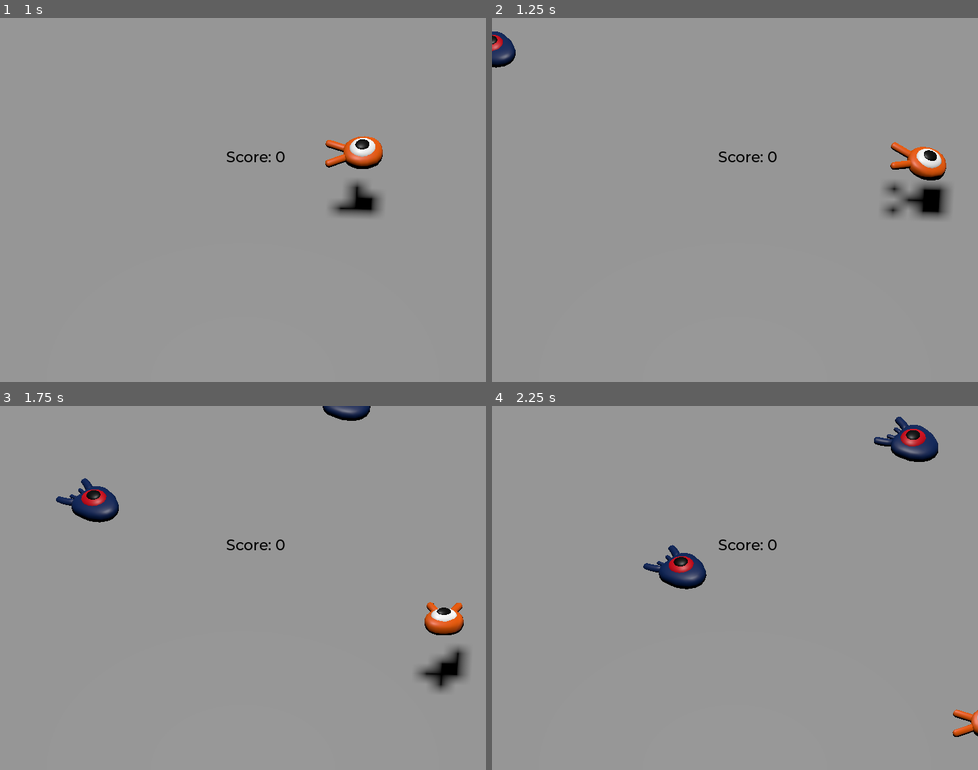
Above: before the commit, frames 1-4 (two rows, left to right).
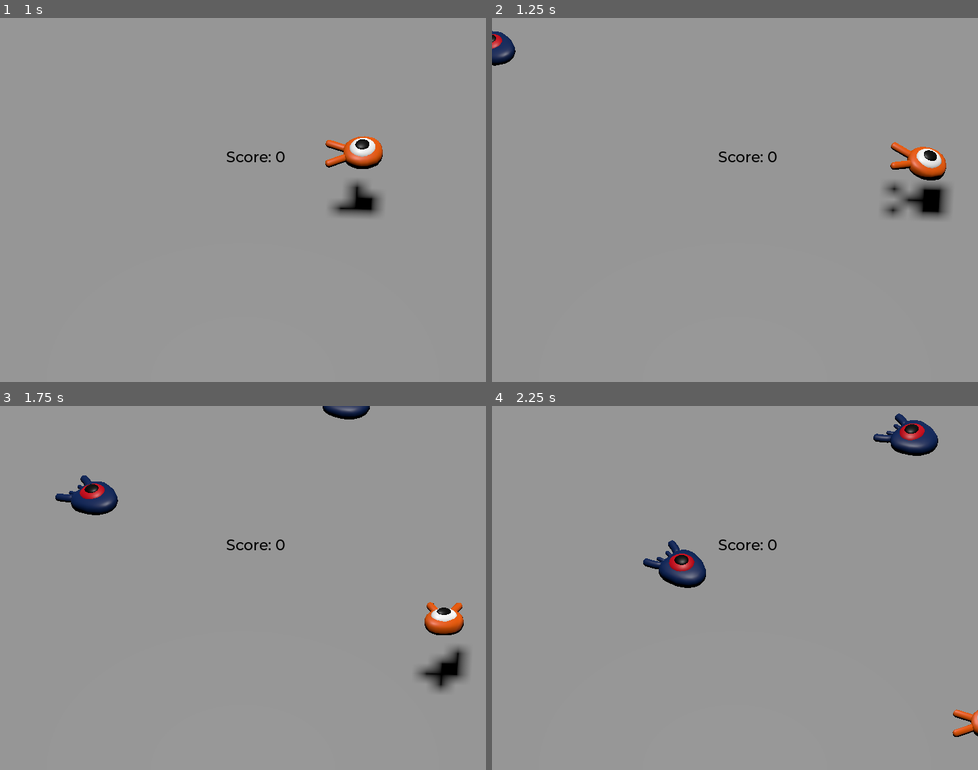
Above: after the commit, the same moments.

Repository: RajendrasinhParmar/squash-the-creeps-godot-3d
Game: Godot game, scene res://main.tscn
Same seed, same stepped clock (60 frames per second), same inputs: the game is played once before the commit and once after it.
Inputs:
- Up to frame 1 (1 s): tap Enter (ui_accept) at 0.5 s; hold Right (move_right) from 0.53 s (still down); tap Space (jump) at 0.77 s
- Up to frame 2 (1.25 s): keep holding Right (move_right)
- Up to frame 3 (1.75 s): release Right (move_right) at 1.28 s; hold Down (move_back) from 1.28 s (still down); tap Space (jump) at 1.52 s
- Up to frame 4 (2.25 s): release Down (move_back) at 2.03 s; hold Right (move_right) from 2.03 s (still down)

Frame 1 is identical in both runs. In frame 2, 0.1% of the frame differs, in the area x 0-5%, y 3-14%; in frame 3, 0.9%; in frame 4, 1.3%, in the area x 31-92%, y 2-51%.

Commit message:
feat: implement animation for mob and final updates

Diff:
--- a/default_bus_layout.tres
+++ b/default_bus_layout.tres
@@ -1,3 +1,3 @@
-[gd_resource type="AudioBusLayout" format=2]
+[gd_resource type="AudioBusLayout" format=3 uid="uid://dr11poqy1fsbb"]
 
 [resource]
--- a/mob.gd
+++ b/mob.gd
@@ -33,6 +33,8 @@
 	# in order to move in the direction the mob is looking.
 	velocity = velocity.rotated(Vector3.UP, rotation.y)
 
+	$AnimationPlayer.speed_scale = random_speed / min_speed
+
 
 func _on_visible_on_screen_notifier_3d_screen_exited():
 	queue_free()
--- a/mob.tscn
+++ b/mob.tscn
@@ -1,10 +1,44 @@
-[gd_scene load_steps=4 format=3 uid="uid://bo2sotgvvlc27"]
+[gd_scene load_steps=6 format=3 uid="uid://bo2sotgvvlc27"]
 
 [ext_resource type="PackedScene" uid="uid://cno2rc1865re8" path="res://art/mob.glb" id="1_56tnn"]
 [ext_resource type="Script" path="res://mob.gd" id="1_f2mim"]
 
 [sub_resource type="BoxShape3D" id="BoxShape3D_ifch7"]
 size = Vector3(2.30737, 1.31941, 2.7408)
+
+[sub_resource type="Animation" id="Animation_k5u4d"]
+resource_name = "mob_float"
+length = 1.2
+loop_mode = 1
+tracks/0/type = "value"
+tracks/0/imported = false
+tracks/0/enabled = true
+tracks/0/path = NodePath("Pivot/Character:position")
+tracks/0/interp = 1
+tracks/0/loop_wrap = true
+tracks/0/keys = {
+"times": PackedFloat32Array(0.2, 0.7, 1.2),
+"transitions": PackedFloat32Array(0.420448, 2.07053, 1),
+"update": 0,
+"values": [Vector3(0, 0, 0), Vector3(0, 0.4, 0), Vector3(0, 0.2, 0)]
+}
+tracks/1/type = "value"
+tracks/1/imported = false
+tracks/1/enabled = true
+tracks/1/path = NodePath("Pivot/Character:rotation")
+tracks/1/interp = 1
+tracks/1/loop_wrap = true
+tracks/1/keys = {
+"times": PackedFloat32Array(0.1, 0.5, 1.2),
+"transitions": PackedFloat32Array(0.420448, 2.07053, 1),
+"update": 0,
+"values": [Vector3(0, 0, 0), Vector3(0.139626, 0, 0), Vector3(-0.15708, 0, 0)]
+}
+
+[sub_resource type="AnimationLibrary" id="AnimationLibrary_h6mr2"]
+_data = {
+"mob_float": SubResource("Animation_k5u4d")
+}
 
 [node name="Mob" type="CharacterBody3D" groups=["mob"]]
 transform = Transform3D(1, 0, 0, 0, 1, 0, 0, 0, 1, 0, 0.267706, 0)
@@ -15,6 +49,7 @@
 [node name="Pivot" type="Node3D" parent="."]
 
 [node name="Character" parent="Pivot" instance=ExtResource("1_56tnn")]
+transform = Transform3D(1, 0, 0, 0, 0.995838, -0.0911425, 0, 0.0911425, 0.995838, 0, 0.078502, 0)
 
 [node name="CollisionShape3D" type="CollisionShape3D" parent="."]
 transform = Transform3D(1, 0, 0, 0, 1, 0, 0, 0, 1, 0, 0.369689, 0)
@@ -24,4 +59,10 @@
 transform = Transform3D(1, 0, 0, 0, 1, 0, 0, 0, 1, 0.0117979, 0.342135, 0.283145)
 aabb = AABB(-1.39213, -0.798855, -1.89354, 2.78427, 1.57525, 3.78708)
 
+[node name="AnimationPlayer" type="AnimationPlayer" parent="."]
+autoplay = "mob_float"
+libraries = {
+"": SubResource("AnimationLibrary_h6mr2")
+}
+
 [connection signal="screen_exited" from="VisibleOnScreenNotifier3D" to="." method="_on_visible_on_screen_notifier_3d_screen_exited"]
--- a/player.tscn
+++ b/player.tscn
@@ -9,6 +9,33 @@
 [sub_resource type="CylinderShape3D" id="CylinderShape3D_dndji"]
 height = 0.273124
 radius = 1.15364
+
+[sub_resource type="Animation" id="Animation_se3kx"]
+length = 0.001
+tracks/0/type = "value"
+tracks/0/imported = false
+tracks/0/enabled = true
+tracks/0/path = NodePath("Pivot/Character:position")
+tracks/0/interp = 1
+tracks/0/loop_wrap = true
+tracks/0/keys = {
+"times": PackedFloat32Array(0),
+"transitions": PackedFloat32Array(1),
+"update": 0,
+"values": [Vector3(0, 0, 0)]
+}
+tracks/1/type = "value"
+tracks/1/imported = false
+tracks/1/enabled = true
+tracks/1/path = NodePath("Pivot/Character:rotation")
+tracks/1/interp = 1
+tracks/1/loop_wrap = true
+tracks/1/keys = {
+"times": PackedFloat32Array(0),
+"transitions": PackedFloat32Array(1),
+"update": 0,
+"values": [Vector3(0, 0, 0)]
+}
 
 [sub_resource type="Animation" id="Animation_kf46f"]
 resource_name = "float"
@@ -37,33 +64,6 @@
 "transitions": PackedFloat32Array(0.420448, 2.07053, 1),
 "update": 0,
 "values": [Vector3(0, 0, 0), Vector3(0.139626, 0, 0), Vector3(-0.15708, 0, 0)]
-}
-
-[sub_resource type="Animation" id="Animation_se3kx"]
-length = 0.001
-tracks/0/type = "value"
-tracks/0/imported = false
-tracks/0/enabled = true
-tracks/0/path = NodePath("Pivot/Character:position")
-tracks/0/interp = 1
-tracks/0/loop_wrap = true
-tracks/0/keys = {
-"times": PackedFloat32Array(0),
-"transitions": PackedFloat32Array(1),
-"update": 0,
-"values": [Vector3(0, 0, 0)]
-}
-tracks/1/type = "value"
-tracks/1/imported = false
-tracks/1/enabled = true
-tracks/1/path = NodePath("Pivot/Character:rotation")
-tracks/1/interp = 1
-tracks/1/loop_wrap = true
-tracks/1/keys = {
-"times": PackedFloat32Array(0),
-"transitions": PackedFloat32Array(1),
-"update": 0,
-"values": [Vector3(0, 0, 0)]
 }
 
 [sub_resource type="AnimationLibrary" id="AnimationLibrary_b5rx3"]
